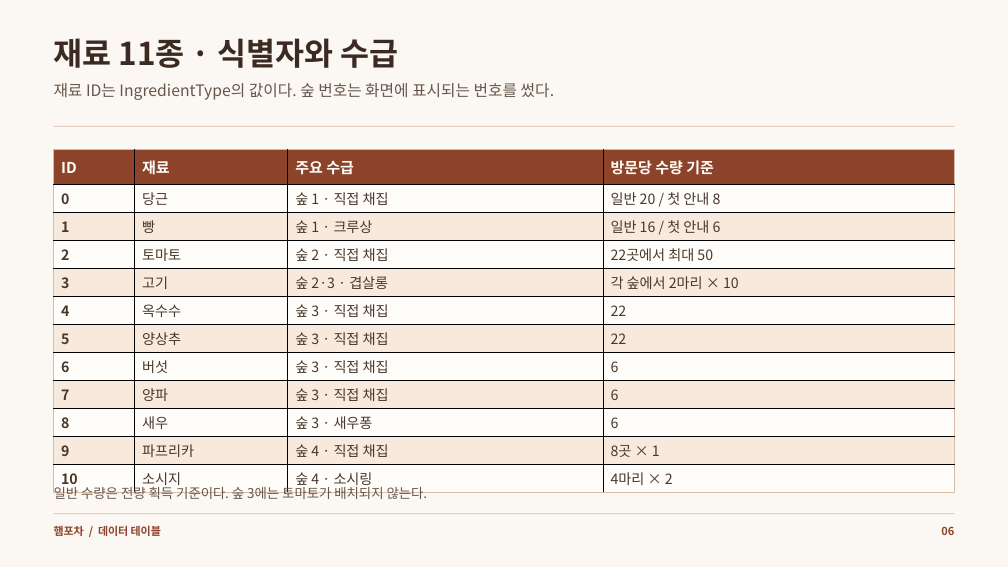
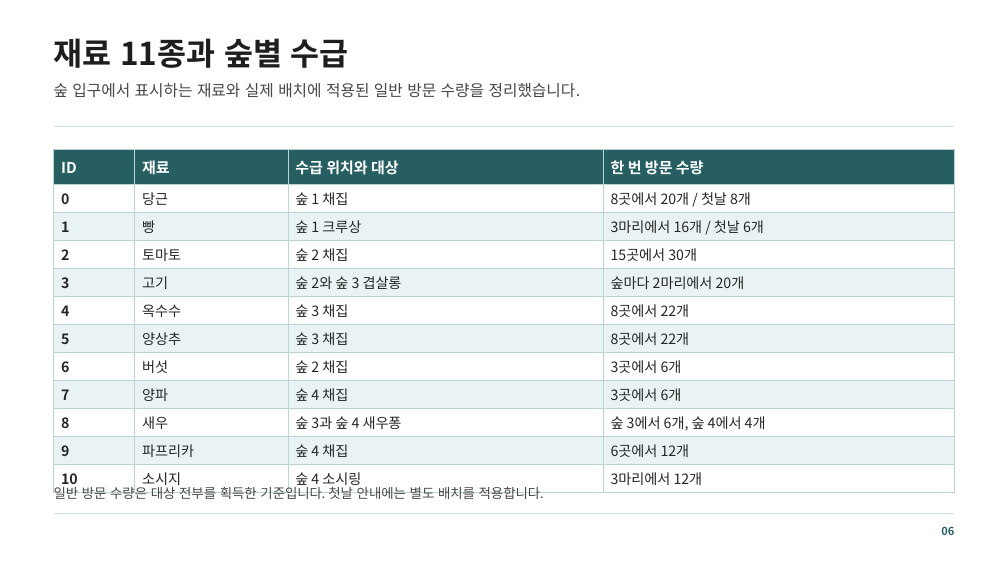
Before and after one commit to mjoon31/mjoon31, a slide deck: slide 6 of docs/assets/resources/ham-pocha/data-tables.pptx. Drawn at 1008x567 pixels with LibreOffice and Linux fonts; fonts in the diff are those of the drawing. Boxes give left, top, right and bottom in pixels: in the first picture for what was removed or moved away, otherwise in the second. Text is boxed around its words. In the diff, an @@ line names an element or a change of style, - is before the commit and + after.

```diff
--- a/docs/assets/resources/ham-pocha/data-tables.pptx
+++ b/docs/assets/resources/ham-pocha/data-tables.pptx
@@ background #FBF8F3 to #FFFFFF @@
@@ text at [54, 38, 349, 68]: text changed; text colour #3B2A22 to #1E1E1E @@
-재료 11종 · 식별자와 수급
+재료 11종과 숲별 수급
@@ text at [54, 83, 581, 98]: text changed; text colour #67574B to #484848 @@
-재료 ID는 IngredientType의 값이다. 숲 번호는 화면에 표시되는 번호를 썼다.
+숲 입구에서 표시하는 재료와 실제 배치에 적용된 일반 방문 수량을 정리했습니다.
@@ rectangle at [54, 126, 955, 127]: fill #D8BCA7 to #BCD4D5 @@
@@ table at [54, 150, 955, 493] @@
-row 1, column 3: 주요 수급
+row 1, column 3: 수급 위치와 대상
-row 1, column 4: 방문당 수량 기준
+row 1, column 4: 한 번 방문 수량
-row 2, column 3: 숲 1 · 직접 채집
+row 2, column 3: 숲 1 채집
-row 2, column 4: 일반 20 / 첫 안내 8
+row 2, column 4: 8곳에서 20개 / 첫날 8개
-row 3, column 3: 숲 1 · 크루상
+row 3, column 3: 숲 1 크루상
-row 3, column 4: 일반 16 / 첫 안내 6
+row 3, column 4: 3마리에서 16개 / 첫날 6개
-row 4, column 3: 숲 2 · 직접 채집
+row 4, column 3: 숲 2 채집
-row 4, column 4: 22곳에서 최대 50
+row 4, column 4: 15곳에서 30개
-row 5, column 3: 숲 2·3 · 겹살롱
+row 5, column 3: 숲 2와 숲 3 겹살롱
-row 5, column 4: 각 숲에서 2마리 × 10
+row 5, column 4: 숲마다 2마리에서 20개
-row 6, column 3: 숲 3 · 직접 채집
+row 6, column 3: 숲 3 채집
-row 6, column 4: 22
+row 6, column 4: 8곳에서 22개
-row 7, column 3: 숲 3 · 직접 채집
+row 7, column 3: 숲 3 채집
-row 7, column 4: 22
+row 7, column 4: 8곳에서 22개
-row 8, column 3: 숲 3 · 직접 채집
+row 8, column 3: 숲 2 채집
-row 8, column 4: 6
+row 8, column 4: 3곳에서 6개
-row 9, column 3: 숲 3 · 직접 채집
+row 9, column 3: 숲 4 채집
-row 9, column 4: 6
+row 9, column 4: 3곳에서 6개
-row 10, column 3: 숲 3 · 새우퐁
+row 10, column 3: 숲 3과 숲 4 새우퐁
-row 10, column 4: 6
+row 10, column 4: 숲 3에서 6개, 숲 4에서 4개
-row 11, column 3: 숲 4 · 직접 채집
+row 11, column 3: 숲 4 채집
-row 11, column 4: 8곳 × 1
+row 11, column 4: 6곳에서 12개
-row 12, column 3: 숲 4 · 소시링
+row 12, column 3: 숲 4 소시링
-row 12, column 4: 4마리 × 2
+row 12, column 4: 3마리에서 12개
@@ fill #8C4329 to #265E62 in row 1 @@
@@ fill #FFFDF9 to #FFFFFF in 24 cells @@
@@ fill #F7EADD to #E9F3F3 in 20 cells @@
@@ text colour #FFFDF9 to #FFFFFF in "ID", "재료" @@
@@ text colour #48372D to #262626 in "0", "당근", "1", "빵" and 18 more places @@
@@ borders changed @@
@@ text at [54, 484, 544, 499]: text changed; text colour #67574B to #484848 @@
-일반 수량은 전량 획득 기준이다. 숲 3에는 토마토가 배치되지 않는다.
+일반 방문 수량은 대상 전부를 획득한 기준입니다. 첫날 안내에는 별도 배치를 적용합니다.
@@ rectangle at [54, 513, 955, 514]: fill #D8BCA7 to #BCD4D5 @@
@@ text removed at [54, 525, 161, 536] @@
-햄포차 / 데이터 테이블
@@ text "06" at [941, 526, 954, 535]: text colour #8C4329 to #265E62 @@
```
Also in this commit, not shown: 11 other slides changed, 9 other files.
